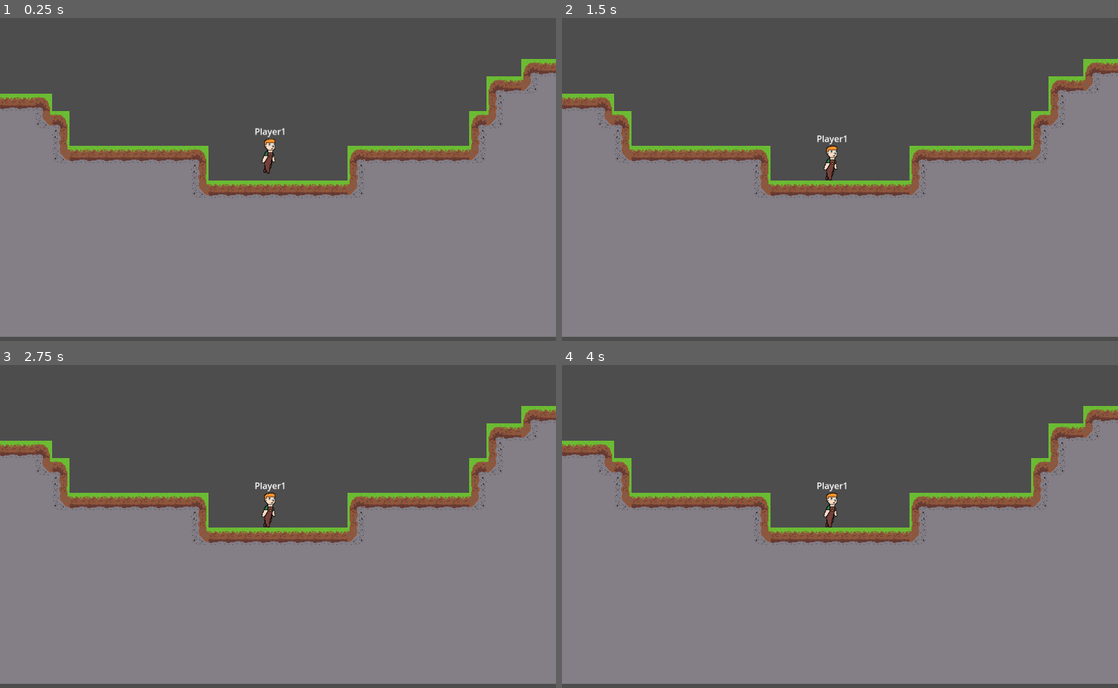
Above: before the commit, frames 1-4 (two rows, left to right).
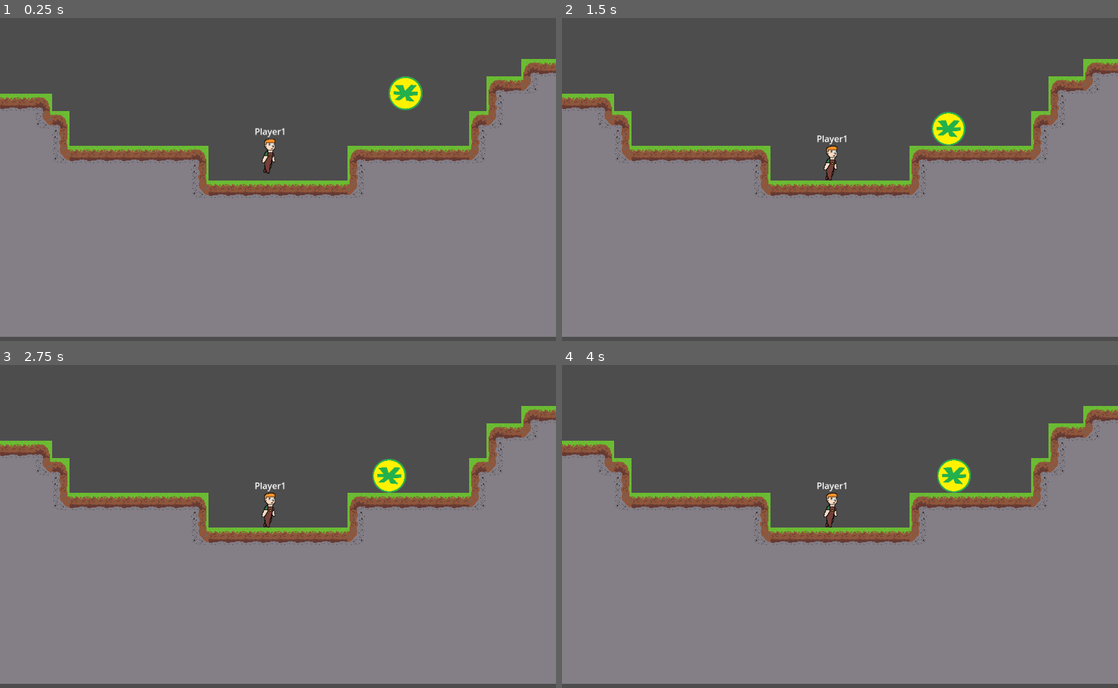
Above: after the commit, the same moments.

Repository: zac112/HeroFarmer
Game: Godot game, scene res://Assets/Platform/level_test.tscn
Same seed, same stepped clock (60 frames per second), same inputs: the game is played once before the commit and once after it. This scene is started directly instead of the project's main scene. The engine's default icon, where the game draws it, is replaced by a stand-in: a white triangle on a blue panel in a dark square.
Inputs:
- Up to frame 1 (0.25 s): no input
- Up to frame 2 (1.5 s): hold D (Farm_right) from 0.53 s (still down); tap Space (Platform_shoot) at 0.6, 1.35 s; tap W (Farm_up) at 0.77 s
- Up to frame 3 (2.75 s): tap W (Farm_up) at 1.52 s; release D (Farm_right) at 2.03 s; hold A (Farm_left) from 2.03 s (still down); tap Space (Platform_shoot) at 2.1 s
- Up to frame 4 (4 s): release A (Farm_left) at 2.78 s; hold D (Farm_right) from 2.78 s (still down); tap Space (Platform_shoot) at 2.85, 3.6 s; tap W (Farm_up) at 3.02, 3.77 s

The runs differ from the first frame. In frame 1, 0.5% of the frame differs, in the area x 69-76%, y 18-29%; in frame 2, 0.5%; in frame 3, 0.5%, in the area x 67-74%, y 29-40%; in frame 4, 0.5%.
Error in both runs: Invalid assignment of property or key 'flip_h' with value of type 'bool' on a base object of type 'null instance'. (res://Assets/Player/Platform/player_platfor…

Commit message:
Removed Enemy_test

Diff:
--- a/Assets/Enemies/Enemy_melee.tscn
+++ b/Assets/Enemies/Enemy_melee.tscn
@@ -10,6 +10,7 @@
 radius = 311.27
 
 [node name="Enemy_melee" type="CharacterBody2D"]
+scale = Vector2(0.5, 0.5)
 script = ExtResource("1_r8o2w")
 
 [node name="AsteriskiMerkki1" type="Sprite2D" parent="."]
@@ -20,7 +21,6 @@
 shape = SubResource("CircleShape2D_m3e88")
 
 [node name="PlayerDetection" type="Area2D" parent="."]
-visible = false
 
 [node name="CollisionShape2D" type="CollisionShape2D" parent="PlayerDetection"]
 shape = SubResource("CircleShape2D_eury0")
@@ -32,11 +32,11 @@
 target_position = Vector2(66, 0)
 
 [node name="RayCastDownLeft" type="RayCast2D" parent="."]
-position = Vector2(-62, 0)
+position = Vector2(-16, 1)
 target_position = Vector2(0, 76)
 
 [node name="RayCastDownRight" type="RayCast2D" parent="."]
-position = Vector2(62, 0)
+position = Vector2(18, 0)
 target_position = Vector2(0, 76)
 
 [connection signal="body_entered" from="PlayerDetection" to="." method="_on_player_detection_body_entered"]
--- a/Assets/Platform/level_test.tscn
+++ b/Assets/Platform/level_test.tscn
@@ -1,8 +1,9 @@
-[gd_scene load_steps=8 format=3 uid="uid://bgglhhfpv14v2"]
+[gd_scene load_steps=9 format=3 uid="uid://cm0sqkrnl6203"]
 
 [ext_resource type="PackedScene" uid="uid://dosibav3620rd" path="res://Assets/Player/Platform/player_platform.tscn" id="1_n5est"]
 [ext_resource type="Texture2D" uid="uid://b4jeb2tqjs18c" path="res://icon.svg" id="2_scurm"]
 [ext_resource type="Texture2D" uid="uid://cirdan2p8mim" path="res://Assets/Platform/BASICTILESET1.png" id="3_4alr1"]
+[ext_resource type="PackedScene" uid="uid://cbc54ppjckeld" path="res://Assets/Enemies/Enemy_melee.tscn" id="4_rp443"]
 
 [sub_resource type="PhysicsMaterial" id="PhysicsMaterial_1mqbb"]
 
@@ -298,3 +299,6 @@
 tile_set = SubResource("TileSet_xvohk")
 format = 2
 layer_0/tile_data = PackedInt32Array(-131069, 1, 0, -65533, 1, 1, -131068, 65537, 0, -131067, 65537, 0, -131066, 65537, …(8220 unchanged characters)…
+
+[node name="Enemy_melee" parent="." instance=ExtResource("4_rp443")]
+position = Vector2(233, -238)
Not shown: 1 places in Assets/Enemies/Enemy_test.tscn that only renumber resources
